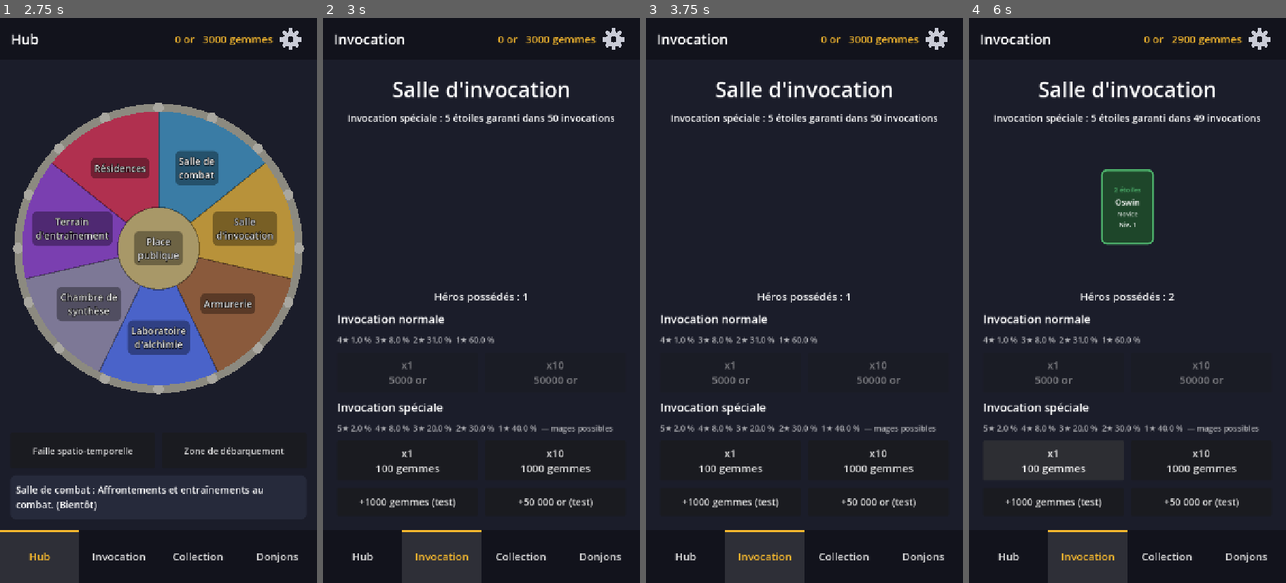
Above: before the commit, frames 1-4 (left to right).
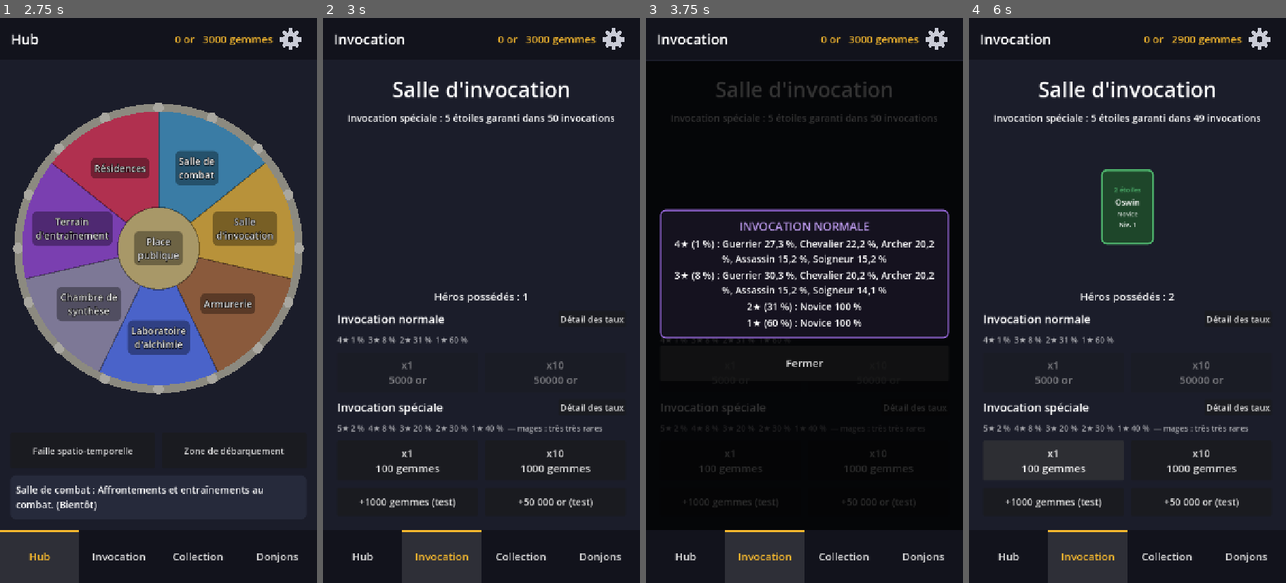
Above: after the commit, the same moments.

Repository: usksyz/project_gacha
Game: Godot game, scene res://scenes/main.tscn
Two runs of this game, one before a commit and one after it. Both use one fixed random seed, a clock stepped at 60 frames per second and the inputs below.
Inputs (mouse positions are in pixels of both pictures, inside the frame that each line leads up to):
- Up to frame 1 (2.75 s): click (291, 40) at 0.52 s; click "Fermer" at 1.25 s; click "Salle de combat" at 2 s
- Up to frame 2 (3 s): click "Salle d'invocation" at 2.75 s
- Up to frame 3 (3.75 s): click (915, 317) at 3.5 s, where only the run after the commit has a clickable "Détail des taux"
- Up to frame 4 (6 s): click (1238, 407) at 4.25 s, where only the run after the commit has a clickable "Détail des taux"; click (1127, 362) at 5 s, where only the run after the commit has a clickable "Fermer"; click "x1 100 gemmes" at 5.75 s

Frame 1 is identical in both runs. In frame 2, 1.2% of the frame differs, in the area x 10-96%, y 52-74%; in frame 3, 61%, in the area x 0-100%, y 7-91%; in frame 4, 1.2%.

Commit message:
Rareté des classes dans chaque rareté d'étoiles, et détail des taux à l'invocation
Co-Authored-By: Claude Opus 5.5 <noreply@anthropic.com>

Diff:
--- a/scripts/game_data.gd
+++ b/scripts/game_data.gd
@@ -41,15 +41,21 @@
 	1: Color("8a8f98"),
 }
 
-## Chance qu'un héros de 3 étoiles ou plus soit un Mage (0.01 = 1 %).
+## Rareté des classes, à l'intérieur de chaque rareté d'étoiles : une fois les étoiles tirées,
+## on tire la classe selon ce tableau (le total de chaque ligne fait 1.0, soit 100 %).
+## Les 1 et 2 étoiles sont des gens ordinaires : tous « Novice ».
 ## Les mages ne s'obtiennent que par invocation spéciale, avec une très très faible chance :
-## 30 % des invocations spéciales donnent un 3 étoiles ou plus, donc environ 0,3 % sont des mages
-## (à peu près 1 mage toutes les 330 invocations spéciales).
-const MAGE_CHANCE := 0.01
-
-## Classes possibles pour un héros de 3 étoiles ou plus (hors Mage).
-## Les 1 et 2 étoiles commencent tous « Novice ».
-const HIGH_CLASSES := ["Guerrier", "Chevalier", "Archer", "Assassin", "Soigneur"]
+## 1 % des 3 étoiles et plus. Comme 30 % des invocations spéciales donnent un 3 étoiles ou plus,
+## environ 0,3 % des invocations spéciales donnent un mage (à peu près 1 toutes les 330).
+## Dans l'invocation normale, la part des mages est simplement retirée du tirage.
+## Chiffres provisoires, à régler.
+const CLASS_RATES := {
+	1: {"Novice": 1.0},
+	2: {"Novice": 1.0},
+	3: {"Guerrier": 0.30, "Chevalier": 0.20, "Archer": 0.20, "Assassin": 0.15, "Soigneur": 0.14, "Mage": 0.01},
+	4: {"Guerrier": 0.27, "Chevalier": 0.22, "Archer": 0.20, "Assassin": 0.15, "Soigneur": 0.15, "Mage": 0.01},
+	5: {"Guerrier": 0.25, "Chevalier": 0.22, "Archer": 0.20, "Assassin": 0.16, "Soigneur": 0.16, "Mage": 0.01},
+}
 
 ## Prénoms des héros ordinaires, tirés au hasard.
 const HERO_NAMES := [
@@ -858,12 +864,36 @@
 	return 1
 
 
+## Chances de chaque classe pour une rareté (voir CLASS_RATES). Sans les mages (invocation
+## normale), leur part est retirée et les autres classes se partagent les 100 %.
+func class_rates(rarity: int, allow_mage: bool) -> Dictionary:
+	var rates: Dictionary = CLASS_RATES[rarity].duplicate()
+	if not allow_mage:
+		rates.erase("Mage")
+	var total := 0.0
+	for hero_class in rates:
+		total += rates[hero_class]
+	for hero_class in rates:
+		rates[hero_class] /= total
+	return rates
+
+
+## Tire la classe d'un héros selon sa rareté.
+func _roll_class(rarity: int, allow_mage: bool) -> String:
+	var rates := class_rates(rarity, allow_mage)
+	var roll := randf()
+	var cumulative := 0.0
+	for hero_class in rates:
+		cumulative += rates[hero_class]
+		if roll < cumulative:
+			return hero_class
+	return rates.keys()[0]
+
+
 ## Crée un nouveau héros ordinaire de la rareté donnée.
 ## « allow_mage » : seule l'invocation spéciale peut donner un mage.
 func _create_hero(rarity: int, allow_mage := false) -> Dictionary:
-	var hero_class := "Novice"
-	if rarity >= 3:
-		hero_class = "Mage" if allow_mage and randf() < MAGE_CHANCE else HIGH_CLASSES.pick_random()
+	var hero_class := _roll_class(rarity, allow_mage)
 
 	var growth: int = GROWTH[rarity]
 	if rarity == 1 and randf() < HIDDEN_TALENT_CHANCE:
--- a/scripts/summon_screen.gd
+++ b/scripts/summon_screen.gd
@@ -89,8 +89,13 @@
 	# Une ligne par sorte d'invocation : son nom, ses chances, puis les boutons x1 et x10.
 	for summon_type in GameData.SUMMON_TYPES:
 		var info: Dictionary = GameData.SUMMON_TYPES[summon_type]
+		var header := HBoxContainer.new()
+		layout.add_child(header)
 		var name_label := UI.make_label(info["name"], 26)
-		layout.add_child(name_label)
+		name_label.size_flags_horizontal = Control.SIZE_EXPAND_FILL
+		header.add_child(name_label)
+		var details := UI.make_button("Détail des taux", func(): _show_rates(summon_type), 20)
+		header.add_child(details)
 		var rates := UI.make_label(_rates_text(info), 18)
 		rates.autowrap_mode = TextServer.AUTOWRAP_WORD_SMART
 		rates.modulate = Color(1, 1, 1, 0.65)
@@ -115,16 +120,58 @@
 		tests.add_child(button)
 
 
+## Fenêtre du détail des taux : pour chaque rareté d'étoiles, la répartition des classes.
+func _show_rates(summon_type: String) -> void:
+	var info: Dictionary = GameData.SUMMON_TYPES[summon_type]
+	var lines := []
+	for rarity in info["rates"]:
+		if info["rates"][rarity] <= 0.0:
+			continue
+		var classes := []
+		var rates := GameData.class_rates(rarity, info["mages"])
+		for hero_class in rates:
+			classes.append("%s %s %%" % [hero_class, _percent(rates[hero_class])])
+		lines.append("%d★ (%s %%) : %s" % [rarity, _percent(info["rates"][rarity]), ", ".join(classes)])
+
+	var overlay := Control.new()
+	overlay.set_anchors_preset(Control.PRESET_FULL_RECT)
+	add_child(overlay)
+	var dim := ColorRect.new()
+	dim.color = Color(0, 0, 0, 0.8)
+	dim.set_anchors_preset(Control.PRESET_FULL_RECT)
+	overlay.add_child(dim)
+	var margin := MarginContainer.new()
+	margin.set_anchors_preset(Control.PRESET_FULL_RECT)
+	for side in ["left", "right", "top", "bottom"]:
+		margin.add_theme_constant_override("margin_" + side, 32)
+	overlay.add_child(margin)
+	var box := VBoxContainer.new()
+	box.alignment = BoxContainer.ALIGNMENT_CENTER
+	box.add_theme_constant_override("separation", 16)
+	margin.add_child(box)
+	box.add_child(UI.make_system_window(info["name"], lines))
+	var close := UI.make_button("Fermer", func(): overlay.queue_free(), 24)
+	close.custom_minimum_size.y = 80
+	box.add_child(close)
+
+
+## Un pourcentage lisible : 0.012 -> « 1,2 », 0.3 -> « 30 ».
+func _percent(rate: float) -> String:
+	var value := rate * 100.0
+	var text := str(roundi(value)) if is_equal_approx(value, roundf(value)) else String.num(value, 1)
+	return text.replace(".", ",")
+
+
 ## « 5★ 0,2 %  4★ 1,8 %  ... » (+ « mages possibles » pour la spéciale).
 func _rates_text(info: Dictionary) -> String:
 	var parts := []
 	for rarity in info["rates"]:
 		if info["rates"][rarity] <= 0.0:
 			continue  # rareté impossible avec cette invocation : on ne l'affiche pas
-		parts.append("%d★ %s %%" % [rarity, String.num(info["rates"][rarity] * 100.0, 1).replace(".", ",")])
+		parts.append("%d★ %s %%" % [rarity, _percent(info["rates"][rarity])])
 	var text := "  ".join(parts)
 	if info["mages"]:
-		text += "  — mages possibles"
+		text += "  — mages : très très rares"
 	return text
 
 
Not shown, changed: CLAUDE.md
